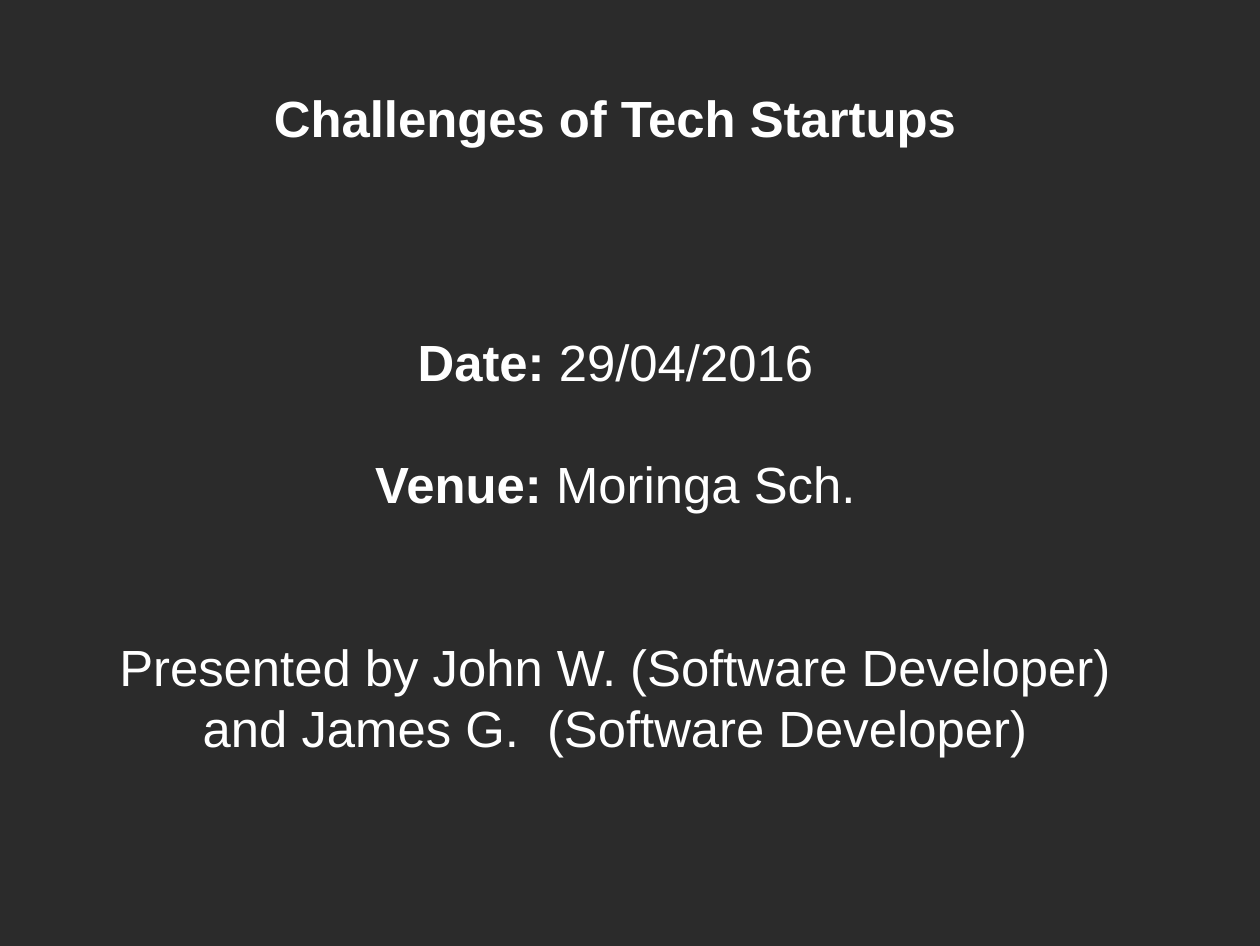
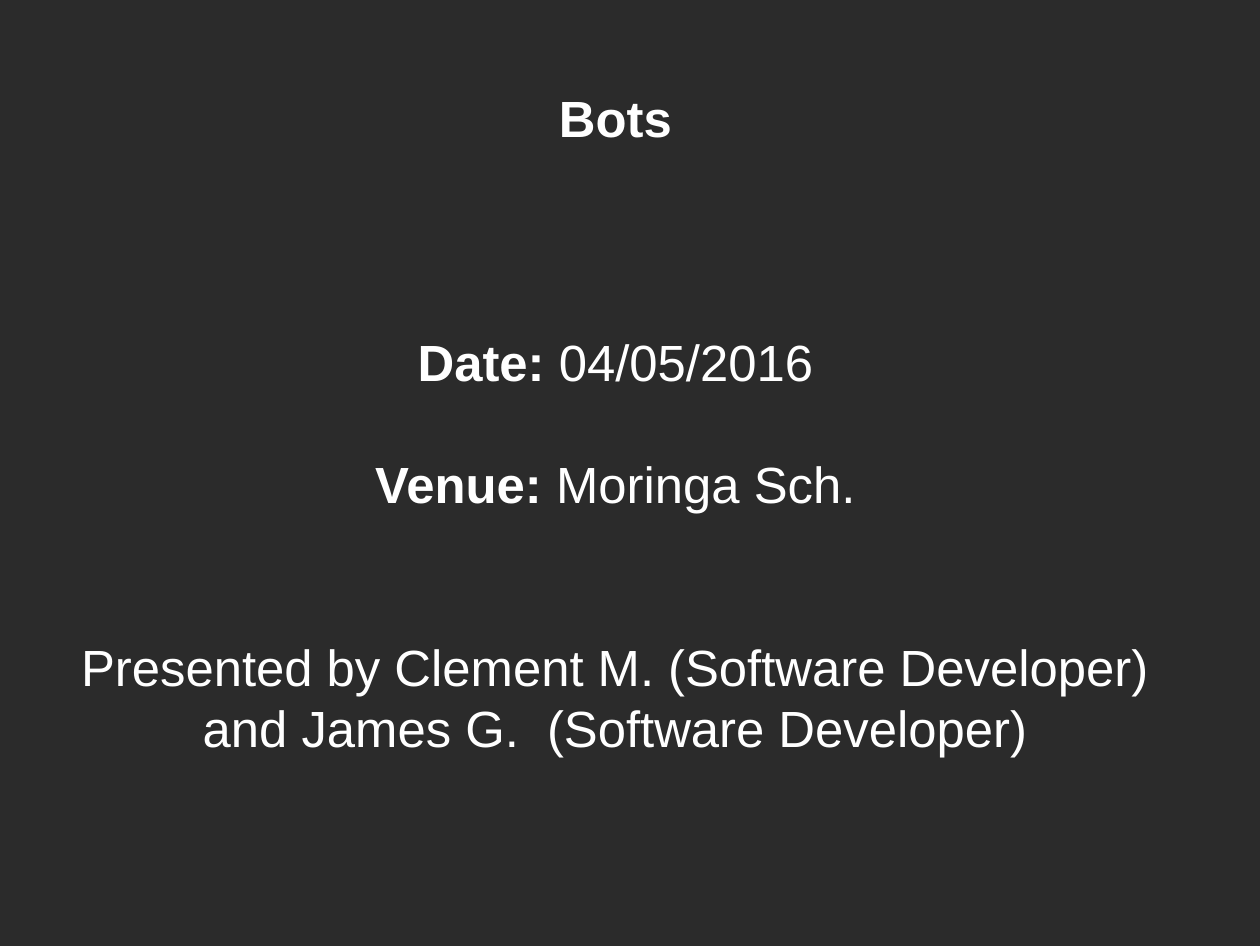
Before and after one commit to gitalry/Yusudd, a slide deck: slide 1 of bots.odp. Drawn at 1260x946 pixels with LibreOffice and Linux fonts; fonts in the diff are those of the drawing; background and template pictures are left out; a plain dark background stands for a picture behind light text. Boxes give left, top, right and bottom in pixels: in the first picture for what was removed or moved away, otherwise in the second. Text is boxed around its words. In the diff, an @@ line names an element or a change of style, - is before the commit and + after.

```diff
--- a/bots.odp
+++ b/bots.odp
@@ subtitle at box(418, 102, 813, 382): text changed; bold off @@
-Challenges of Tech Startups
-Date: 29/04/2016
+Bots
+Date: 04/05/2016
@@ subtitle at box(81, 649, 1149, 696): text changed @@
-Presented by John W. (Software Developer)
+Presented by Clement M. (Software Developer)
```
Also in this commit, not shown: 9 slides removed, 1 other file.
